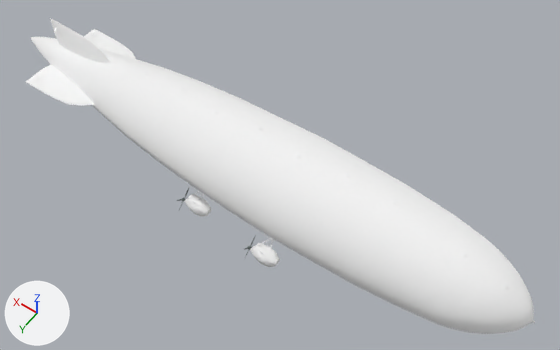
A saved change to the Blender file sub/nw-tier4/data/taub/graphics/graftauben/Zeppelin_animated.blend.
Both versions are drawn from a 50 mm lens placed at (-13.3, 18.5, 32.0), pointed at (0.3, -0.6, 2.1). Arrows for +X, +Y and +Z are at lower left; the lights stay in place. The picture after the commit comes second.

Objects in the first picture: 'MODEL_nw_zeppelin_lod0'.
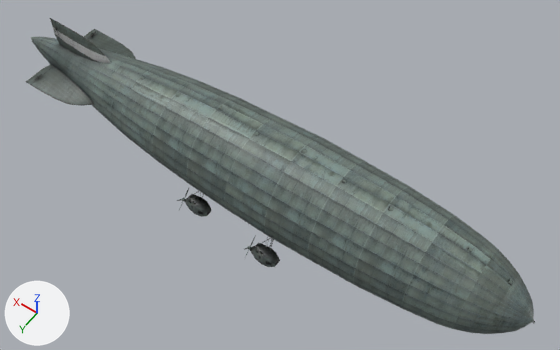
Pixel boxes (x1, y1, x2, y2) of what changed, in the pictures (560 x 350 px):
'MODEL_nw_zeppelin_lod0', surface changed (white to grey): (26, 18, 535, 334) in both

Patch to the scene script:
```diff
--- a/sub/nw-tier4/data/taub/graphics/graftauben/Zeppelin_animated.blend.py
+++ b/sub/nw-tier4/data/taub/graphics/graftauben/Zeppelin_animated.blend.py
@@ mat_material_0_003 @@
 mat_material_0_003 = bpy.data.materials.new('Material_0.003')
-# nodes: BsdfPrincipled, OutputMaterial
-# colours: white #ffffff
+# nodes: Group, OutputMaterial, TexImage
+# colours: black #000000, white #ffffff
+# uses the picture img_nw_zeppelin_diff_0_dds
```
